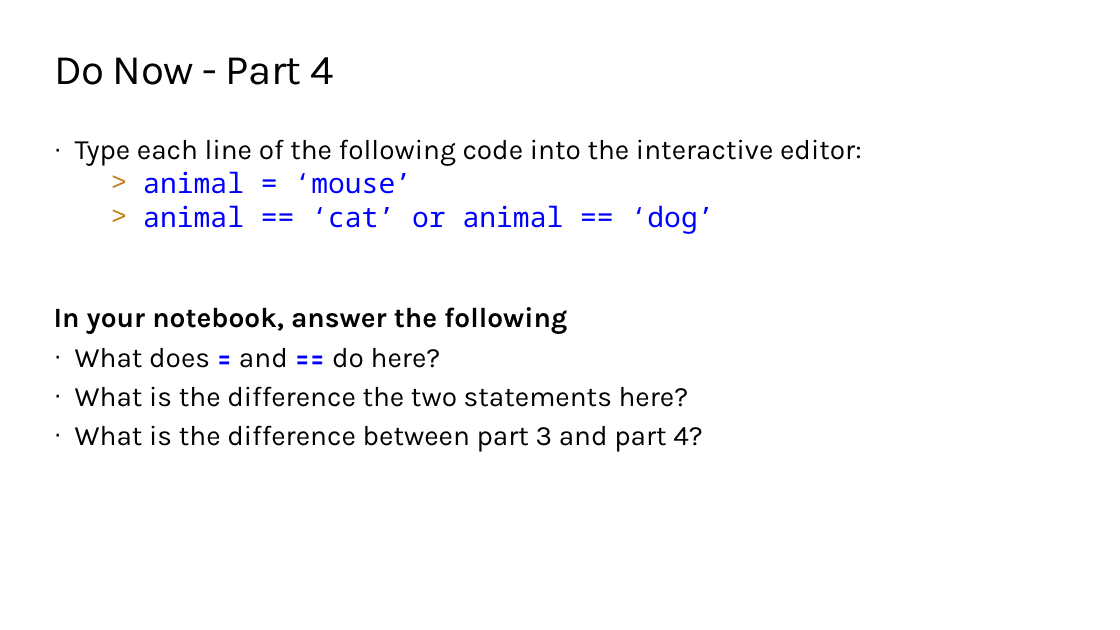
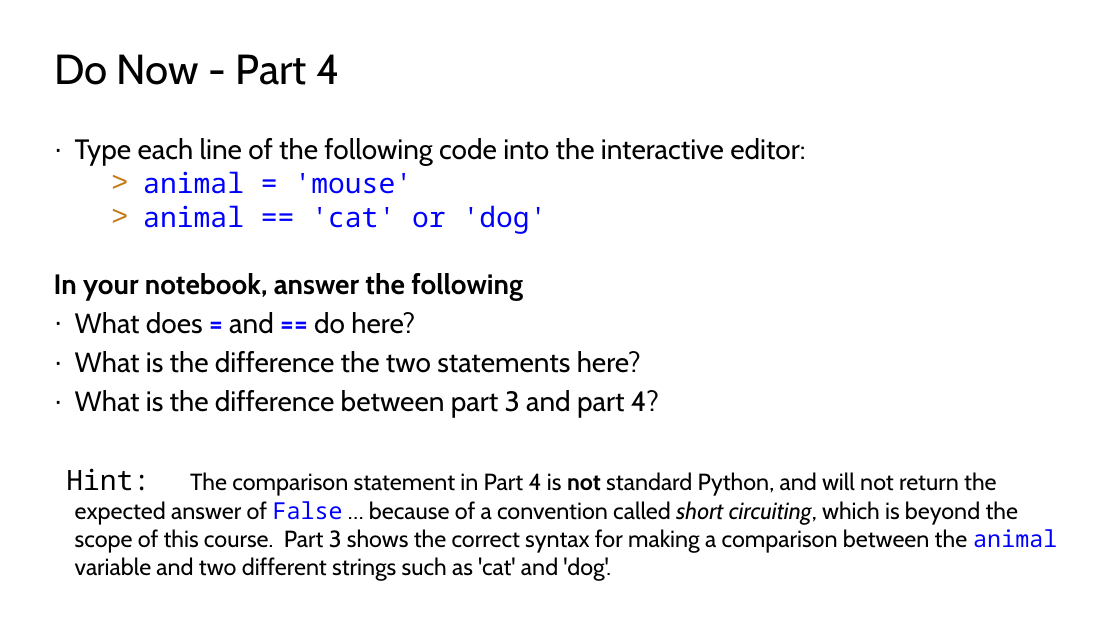
Before and after one commit to TEALSK12/2nd-semester-introduction-to-computer-science, a slide deck: slide 8 of units/2_unit/slidedecks/Intro Python 2.02 TEALS.pptx. Drawn at 1120x630 pixels with LibreOffice and Linux fonts; fonts in the diff are those of the drawing; background and template pictures are left out. Boxes give left, top, right and bottom in pixels: in the first picture for what was removed or moved away, otherwise in the second. Text is boxed around its words. In the diff, an @@ line names an element or a change of style, - is before the commit and + after.

```diff
--- a/units/2_unit/slidedecks/Intro Python 2.02 TEALS.pptx
+++ b/units/2_unit/slidedecks/Intro Python 2.02 TEALS.pptx
@@ title "Do Now - Part 4" at <box>54,54,339,85</box>: font Karla to Cabin, letter spacing -0.5 to 0 pt @@
@@ text at <box>54,138,805,418</box>: font Karla to Cabin in "Type each line of the following code ...", "In your notebook, answer the following", "What does = and == do here?", "What is the difference the two statements ..." and 1 more places; less space between paragraphs @@
@@ text at <box>143,171,547,234</box>: text changed @@
-> animal = ‘mouse’
-> animal == ‘cat’ or animal == ‘dog’
+> animal = 'mouse'
+> animal == 'cat' or 'dog'
@@ text at <box>66,468,1057,581</box>: paragraph added @@
+Hint: The comparison statement in Part 4 is not standard Python, and will not return the expected answer of False … because of a convention called short circuiting, which is beyond the scope of this course. Part 3 shows the correct syntax for making a comparison between the animal variable and two different strings such as 'cat' and 'dog'.
```
Also in this commit, not shown: 13 other slides changed, 6 other files.
